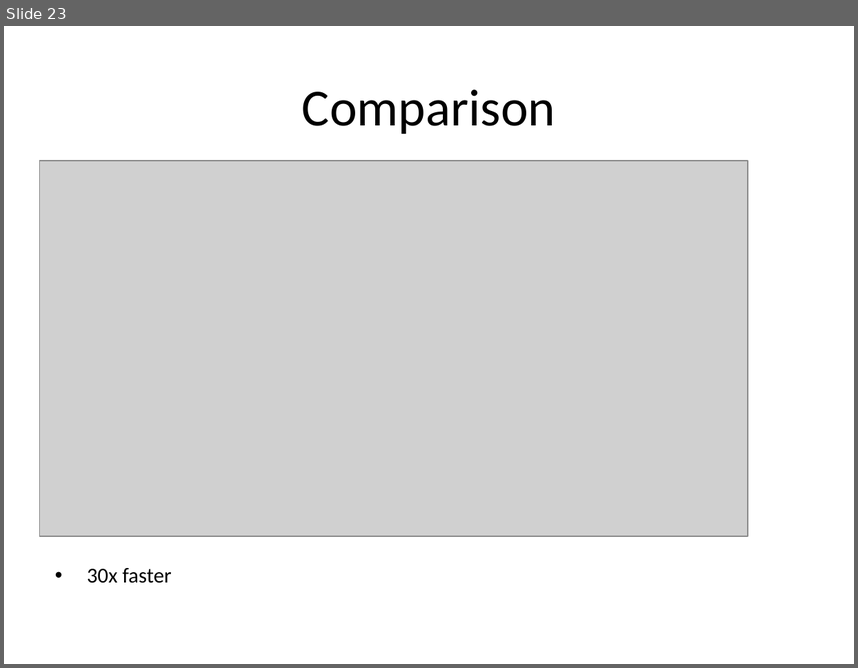
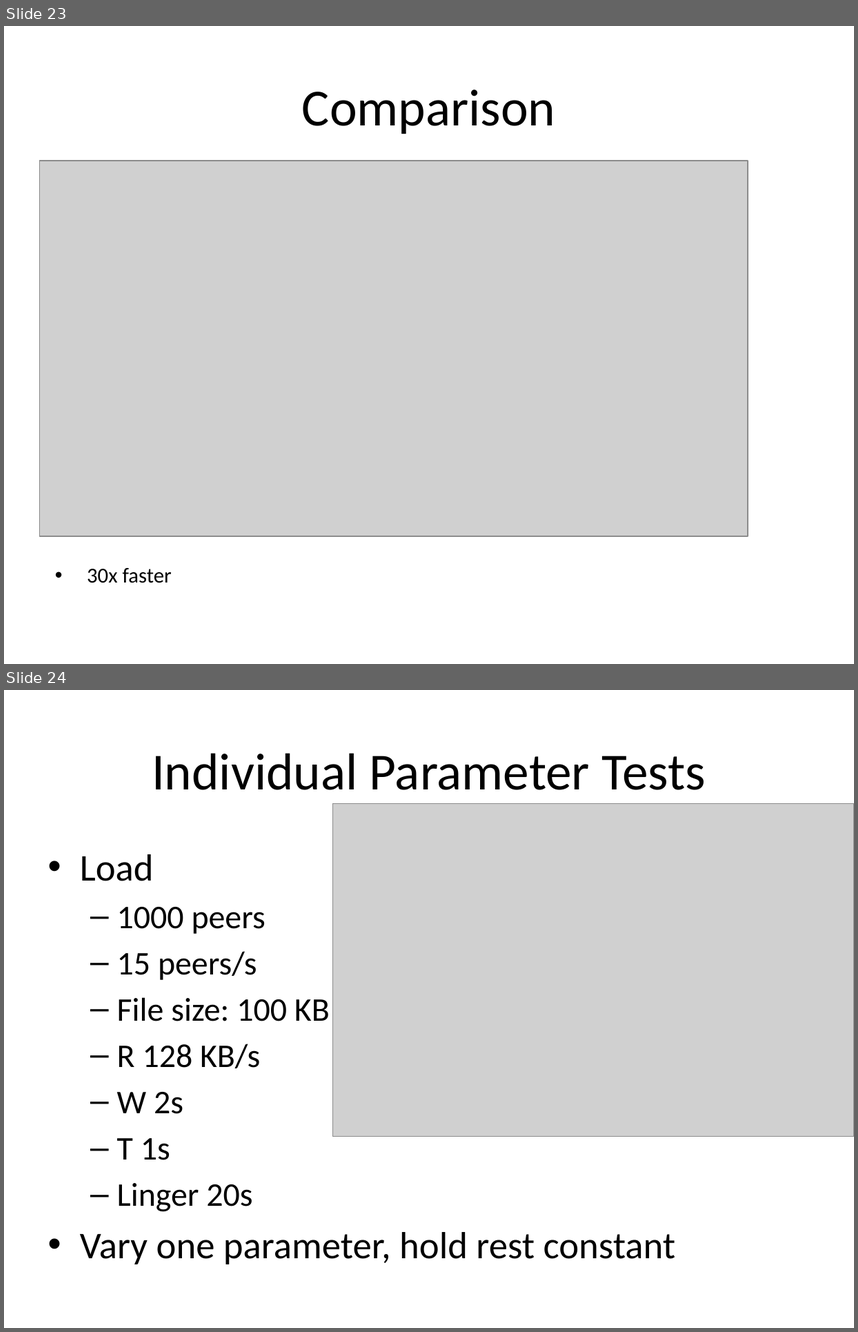
Before and after one commit to rdp/p2pwebclient, a slide deck: thesis_presentation/How to Make the Internet Faster.pptx. Shown one above the other, each under a label of ours: slide 23 before the commit, slides 23 and 24 after it. The pictures are 858x668 and 858x1332 pixels, drawn with LibreOffice and Linux fonts; fonts in the diff are those of the drawing; grey boxes stand for pictures. Boxes give left, top, right and bottom in pixels: in the first picture for what was removed or moved away, otherwise in the second. Text is boxed around its words. In the diff, an @@ line names an element or a change of style, - is before the commit and + after.

Commit message:
describe the individual parameter tests, works for me

```diff
--- a/thesis_presentation/How to Make the Internet Faster.pptx
+++ b/thesis_presentation/How to Make the Internet Faster.pptx
@@ slide 24 added at [4, 690, 854, 1328], background #FFFFFF @@
@@ title added at [152, 753, 706, 790], 44 pt, text #000000 @@
+Individual Parameter Tests
@@ picture added at [333, 803, 854, 1136] @@
@@ text added at [80, 854, 676, 1264], 28 pt, text #000000 @@
+• Load
+  – 1000 peers
+  – 15 peers/s
+  – File size: 100 KB
+  – R 128 KB/s
+  – W 2s
+  – T 1s
+  – Linger 20s
+• Vary one parameter, hold rest constant
```
Also in this commit, not shown: 7 slides changed.
